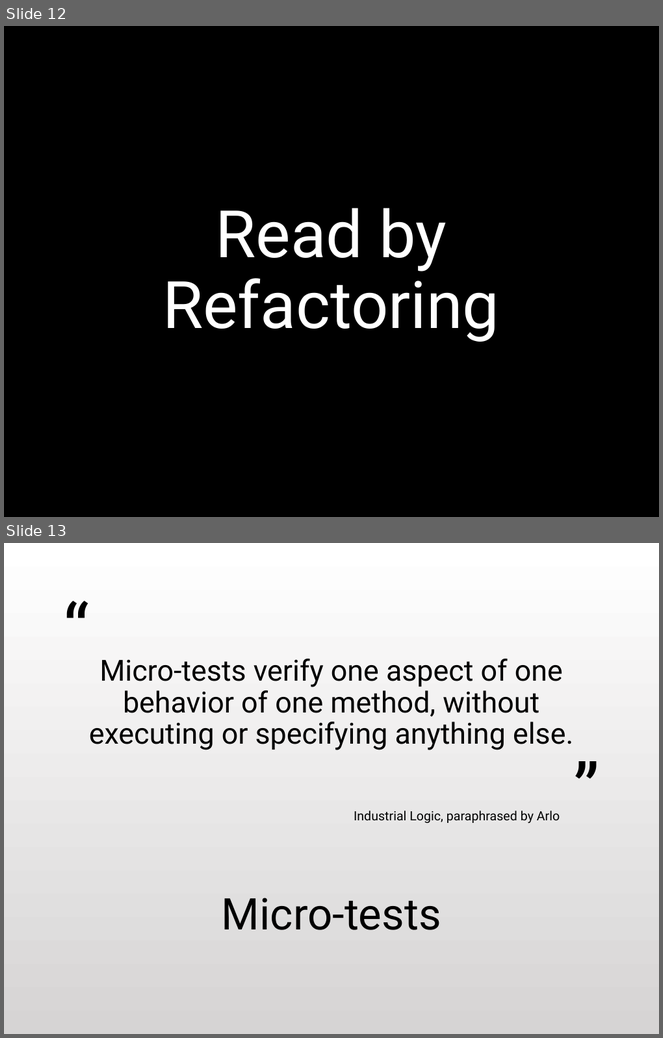
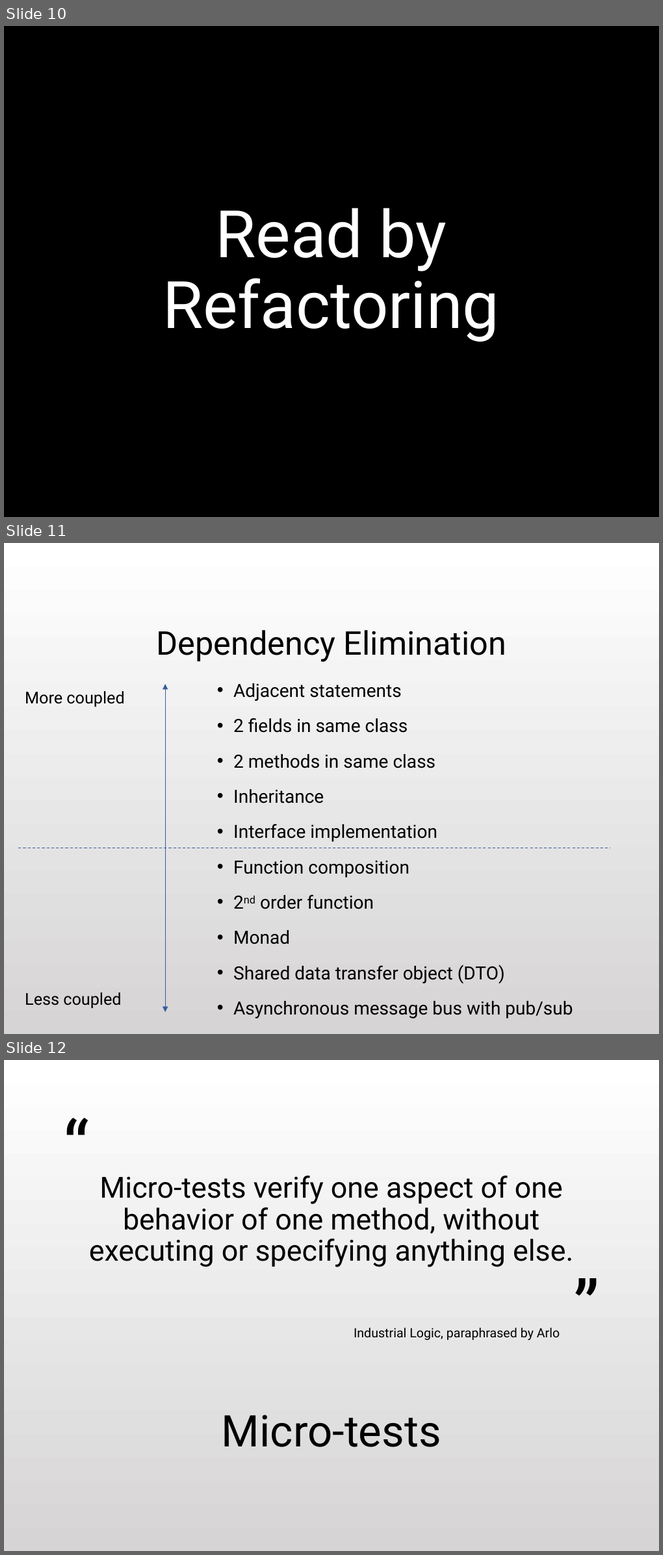
Before and after one commit to arlobelshee/Presentations, a slide deck: legacy_code/israel17_handling_legacy_code.pptx. Shown one above the other, each under a label of ours: slides 12 and 13 before the commit, slides 10, 11 and 12 after it. The pictures are 663x1038 and 663x1555 pixels, drawn with LibreOffice and Linux fonts; fonts in the diff are those of the drawing. Boxes give left, top, right and bottom in pixels: in the first picture for what was removed or moved away, otherwise in the second. Text is boxed around its words. In the diff, an @@ line names an element or a change of style, - is before the commit and + after.

```diff
--- a/legacy_code/israel17_handling_legacy_code.pptx
+++ b/legacy_code/israel17_handling_legacy_code.pptx
@@ slide 11 added at bbox=[4, 543, 659, 1034], background gradient #FFFFFF to #D6D4D4 @@
@@ title added at bbox=[157, 630, 506, 662], 36 pt, text #000000 @@
+Dependency Elimination
@@ text added at bbox=[25, 691, 124, 707], 18 pt, text #000000 @@
+More coupled
@@ double arrow added from (165, 684) to (165, 1012), #365B9D 0.75 pt @@
@@ text added at bbox=[233, 683, 573, 1019], 20 pt, text #000000 @@
+• Adjacent statements
+• 2 fields in same class
+• 2 methods in same class
+• Inheritance
+• Interface implementation
+• Function composition
+• 2nd order function
+• Monad
+• Shared data transfer object (DTO)
+• Asynchronous message bus with pub/sub
@@ line added from (18, 849) to (610, 849), #365B9D 0.75 pt dashed @@
@@ text added at bbox=[25, 993, 121, 1008], 18 pt, text #000000 @@
+Less coupled
@@ what was slide 12 is now slide 10 @@
@@ what was slide 13 is now slide 12 @@
```
Also in this commit, not shown: 1 slide changed, 2 slides removed.
